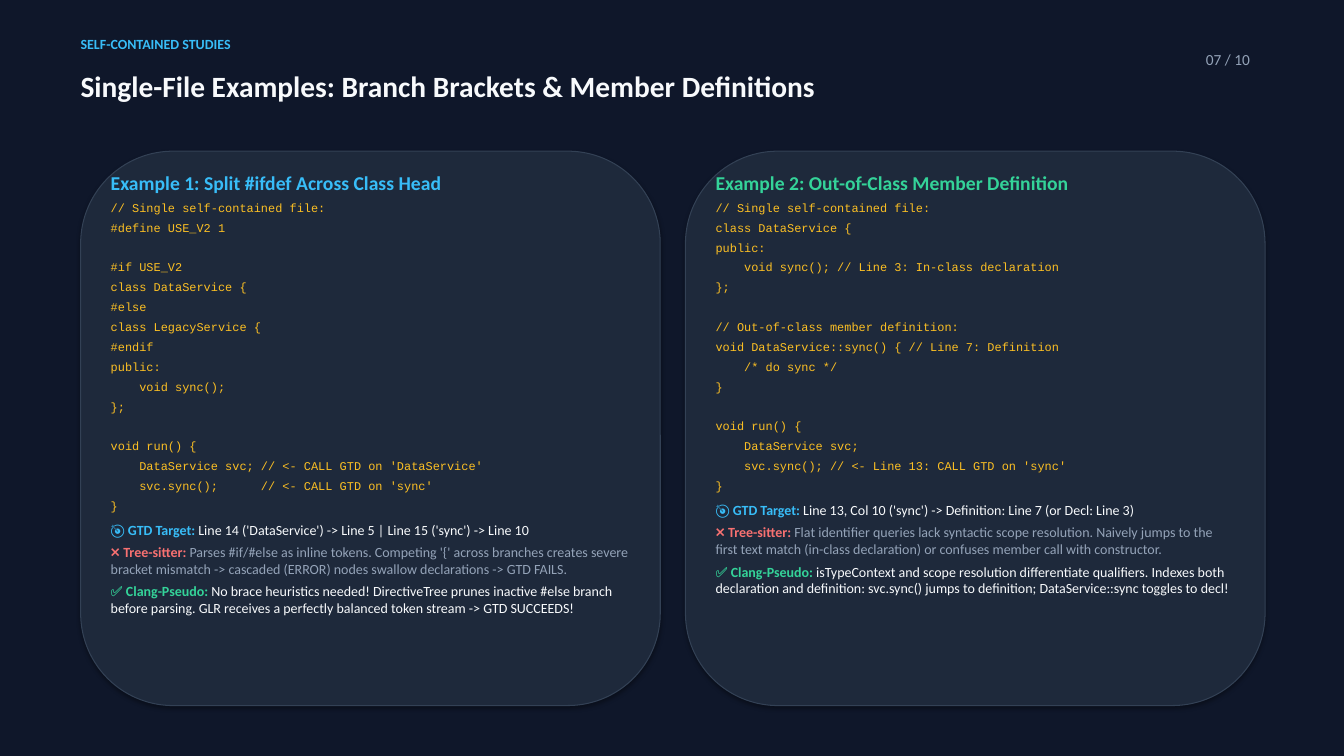
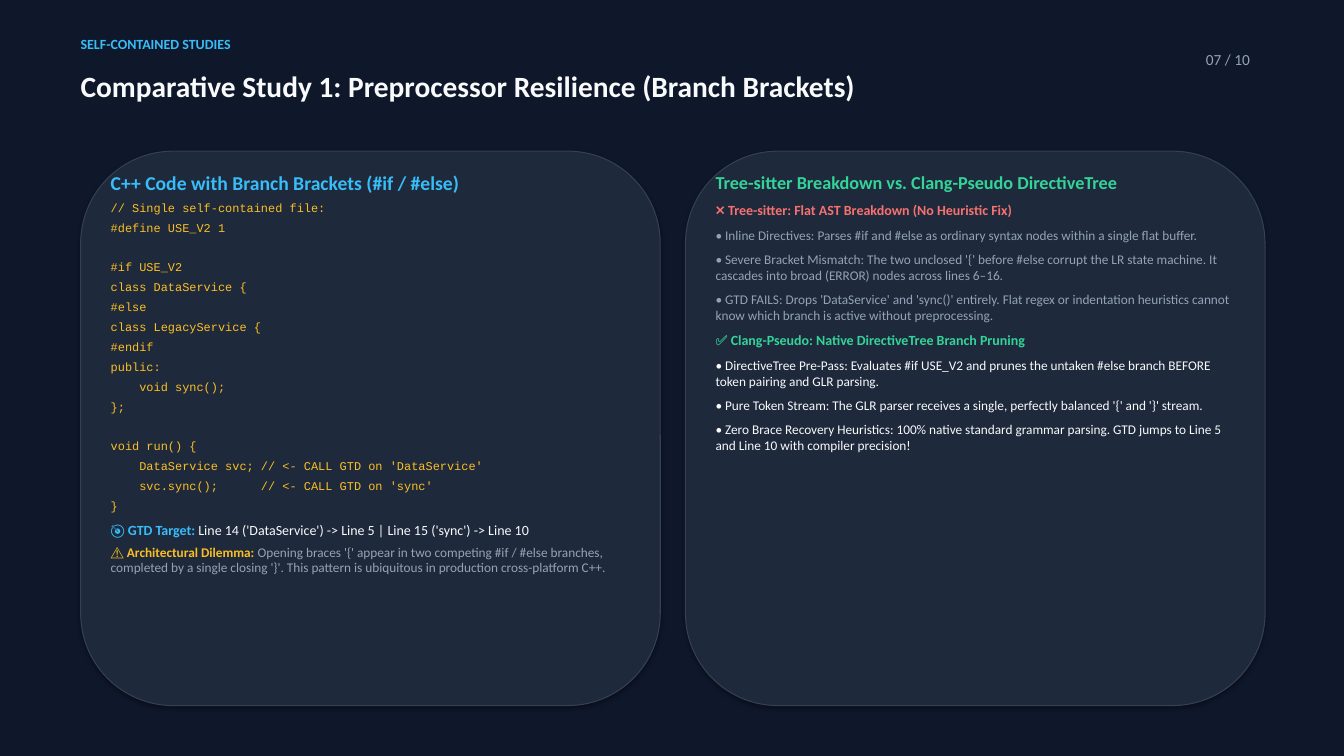
Before and after one commit to ArcsinX/llvm-project, a slide deck: slide 7 of clang-tools-extra/clangd/presentation_clangd_pseudoparser.pptx. Drawn at 1344x756 pixels with LibreOffice and Linux fonts; fonts in the diff are those of the drawing. Boxes give left, top, right and bottom in pixels: in the first picture for what was removed or moved away, otherwise in the second. Text is boxed around its words. In the diff, an @@ line names an element or a change of style, - is before the commit and + after.

```diff
--- a/clang-tools-extra/clangd/presentation_clangd_pseudoparser.pptx
+++ b/clang-tools-extra/clangd/presentation_clangd_pseudoparser.pptx
@@ text at [81, 75, 855, 102]: text changed @@
-Single-File Examples: Branch Brackets & Member Definitions
+Comparative Study 1: Preprocessor Resilience (Branch Brackets)
@@ text at [111, 175, 459, 193]: text changed @@
-Example 1: Split #ifdef Across Class Head
+C++ Code with Branch Brackets (#if / #else)
@@ text at [716, 176, 1229, 452]: text changed; size 10 to 9.5 pt; text colour #FBBF24 to #94A3B8 @@
-Example 2: Out-of-Class Member Definition
-// Single self-contained file:
-class DataService {
-public:
-void sync(); // Line 3: In-class declaration
-};
-// Out-of-class member definition:
-void DataService::sync() { // Line 7: Definition
-/* do sync */
-}
-void run() {
-DataService svc;
-svc.sync(); // <- Line 13: CALL GTD on 'sync'
-}
-🎯 GTD Target: Line 13, Col 10 ('sync') -> Definition: Line 7 (or Decl: Line 3)
-❌ Tree-sitter: Flat identifier queries lack syntactic scope resolution. Naively jumps to the first text match (in-class declaration) or confuses member call with constructor.
-✅ Clang-Pseudo: isTypeContext and scope resolution differentiate qualifiers. Indexes both declaration and definition: svc.sync() jumps to definition; DataService::sync toggles to decl!
+Tree-sitter Breakdown vs. Clang-Pseudo DirectiveTree
+❌ Tree-sitter: Flat AST Breakdown (No Heuristic Fix)
+• Inline Directives: Parses #if and #else as ordinary syntax nodes within a single flat buffer.
+• Severe Bracket Mismatch: The two unclosed '{' before #else corrupt the LR state machine. It cascades into broad (ERROR) nodes across lines 6–16.
+• GTD FAILS: Drops 'DataService' and 'sync()' entirely. Flat regex or indentation heuristics cannot know which branch is active without preprocessing.
+✅ Clang-Pseudo: Native DirectiveTree Branch Pruning
+• DirectiveTree Pre-Pass: Evaluates #if USE_V2 and prunes the untaken #else branch BEFORE token pairing and GLR parsing.
+• Pure Token Stream: The GLR parser receives a single, perfectly balanced '{' and '}' stream.
+• Zero Brace Recovery Heuristics: 100% native standard grammar parsing. GTD jumps to Line 5 and Line 10 with compiler precision!
@@ text at [111, 547, 606, 574]: text changed; size 10 to 9.5 pt @@
-❌ Tree-sitter: Parses #if/#else as inline tokens. Competing '{' across branches creates severe bracket mismatch -> cascaded (ERROR) nodes swallow declarations -> GTD FAILS.
-✅ Clang-Pseudo: No brace heuristics needed! DirectiveTree prunes inactive #else branch before parsing. GLR receives a perfectly balanced token stream -> GTD SUCCEEDS!
+⚠️ Architectural Dilemma: Opening braces '{' appear in two competing #if / #else branches, completed by a single closing '}'. This pattern is ubiquitous in production cross-platform C++.
```
Also in this commit, not shown: 1 other slide changed, 5 other files.
